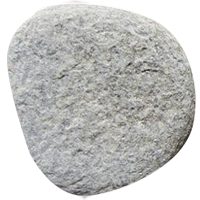
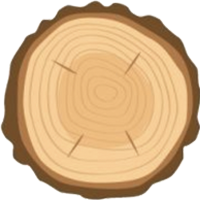
Two versions of the same layered image (200 × 200). Layer-by-layer changes:
added layer "Calque 4" above "Calque 3" over (0, 0, 200, 200)
hid "Calque 1" over (7, 0, 196, 200)
